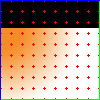
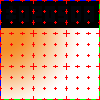
Revision of a layered 100px x 100px image; what changed, layer by layer:
added layer "レイヤー 2 のコピー 3" above "red dot" over [0, 0, 100, 100]
moved "red dot" above "red frame", painted on it over [0, 0, 100, 100]
